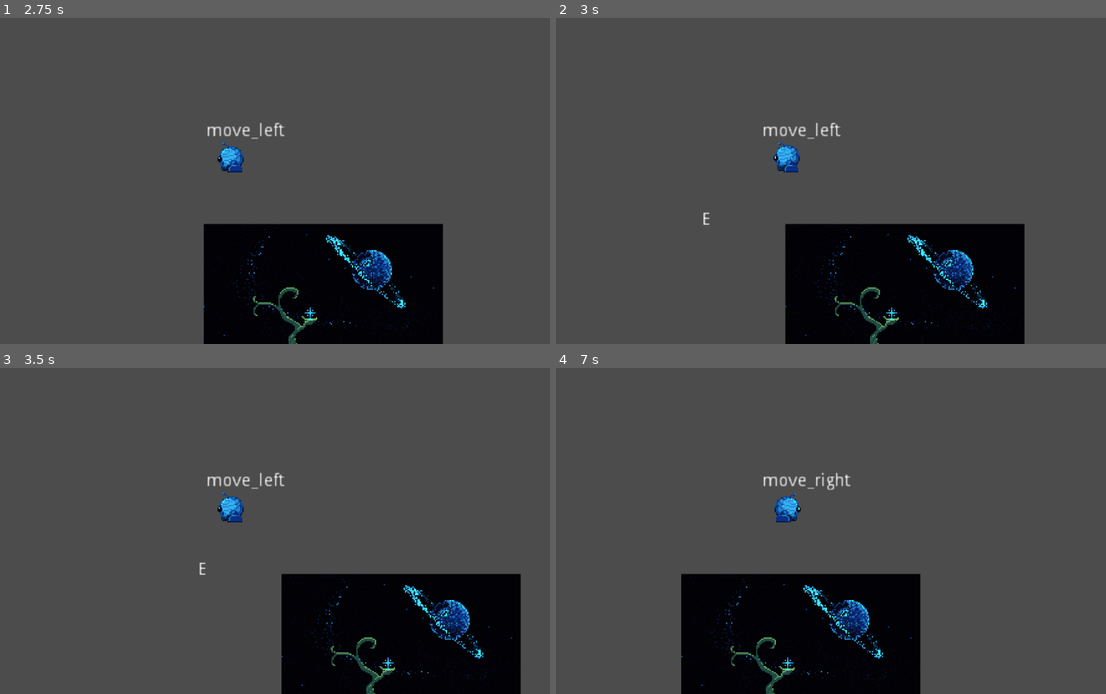
Above: before the commit, frames 1-4 (two rows, left to right).
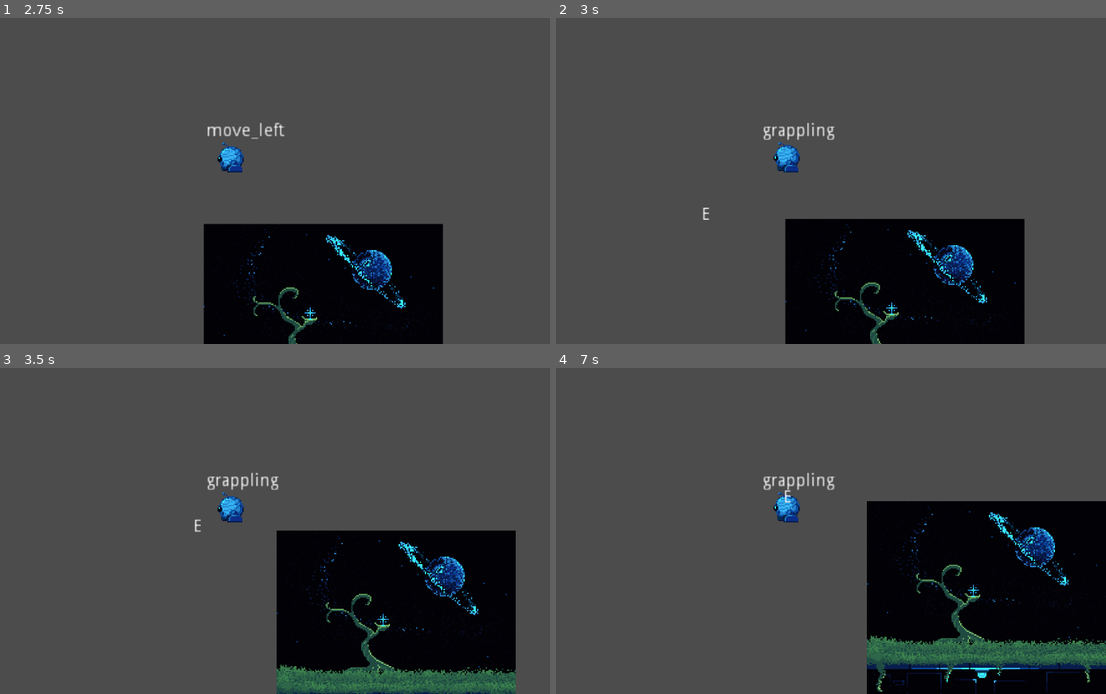
Above: after the commit, the same moments.

Repository: GeekzGamingz/Myunjoule
Game: Godot game, scene res://source/Levels/Debug_Evan.tscn
The game is run twice, just before and just after one commit, with the same random seed, the same clock (stepped at 60 frames per second) and the same inputs. This scene is started directly instead of the project's main scene.
Inputs:
- Up to frame 1 (2.75 s): hold E (activate) 0.53-1.28 s; hold W (move_forward) 0.53-2.03 s; tap E (activate) at 1.35 s; hold A (move_left) from 2.03 s (still down); hold E (activate) from 2.03 s (still down)
- Up to frame 2 (3 s): keep holding A (move_left); release E (activate) at 2.78 s; tap E (activate) at 2.85 s
- Up to frame 3 (3.5 s): keep holding A (move_left)
- Up to frame 4 (7 s): release A (move_left) at 3.53 s; hold S (move_backward) 3.53-4.28 s; hold E (activate) 3.53-4.28 s; hold D (move_right) 4.28-5.03 s; tap E (activate) at 4.35, 5.85 s; hold W (move_forward) 5.03-5.78 s; hold E (activate) 5.03-5.78 s; hold D (move_right) from 5.78 s (still down); hold E (activate) from 6.53 s (still down)

Frame 1 is identical in both runs. In frame 2, 2.9% of the frame differs, in the area x 26-86%, y 32-100%; in frame 3, 12%; in frame 4, 36%, in the area x 22-100%, y 32-100%.

Commit message:
Adding grappling behavios

Diff:
--- a/source/Actors/Player/Player.gd
+++ b/source/Actors/Player/Player.gd
@@ -16,6 +16,9 @@
 var old_z_move_dir: int = 0
 var snap: Vector2 = Vector2.DOWN
 var is_falling = false
+var grappling = {
+	"is_grappling": false,
+}
 var items = {
 	"grappling_hook": true,
 }
@@ -27,6 +30,12 @@
 #Applies Gravity
 func apply_gravity(delta):
 	motion.y += gravity * delta
+
+func handle_movement() -> void:
+	if grappling.is_grappling:
+		handle_grapple_movement()
+	else:
+		handle_move_input()
 
 func handle_move_input() -> void:
 	old_move_dir = move_dir
@@ -48,6 +57,10 @@
 		else:
 			motion.y = lerp(motion.y, 0, lerp(0.0, friction, friction_step))
 
+func handle_grapple_movement() -> void:
+	motion = lerp(motion, position.direction_to($GrapplingHook.grappling_point.position) * 100, lerp(0.0, 1.0, 0.15))
+	pass
+
 func apply_movement() -> void:
 	motion = move_and_slide(motion, Vector2.UP)
 
--- a/source/Actors/Player/PlayerFSM.gd
+++ b/source/Actors/Player/PlayerFSM.gd
@@ -20,6 +20,7 @@
 	stateAdd("move_right")
 	stateAdd("move_up")
 	stateAdd("move_down")
+	stateAdd("grappling")
 	# Set the starting state
 	call_deferred("stateSet",states.idle)
 
@@ -33,6 +34,10 @@
 #-------------------------------------------------------------------------------------------------#
 #Input Handler
 func _input(event: InputEvent) -> void:
+	# Would want some tie in here to the drone selection system
+	if event.is_action_pressed("activate") and $"../GrapplingHook".can_grapple:
+		call_deferred("stateSet", states.grappling)
+		parent.grappling.is_grappling = true
 	pass
 
 
@@ -42,7 +47,7 @@
 func stateLogic(delta):
 	if parent.is_falling:
 		parent.apply_gravity(delta)
-	parent.handle_move_input()
+	parent.handle_movement()
 	parent.apply_movement()
 
 
@@ -85,6 +90,10 @@
 		states.move_down:
 			if parent.z_move_dir == 0:
 				return states.idle
+
+		states.grappling:
+			if not parent.grappling.is_grappling:
+				return states.idle
 	return null
 
 
@@ -106,13 +115,6 @@
 # warning-ignore:unused_argument
 # warning-ignore:unused_argument
 func stateExit(oldState, newState):
-	match(oldState):
-		states.move_left:
-			if parent.z_move_dir != 0:
-				return states.move_left
-		states.move_right:
-			if parent.z_move_dir != 0:
-				return states.move_right
 	pass
 
 
--- a/source/Objects/Grappling/GrapplingHook.gd
+++ b/source/Objects/Grappling/GrapplingHook.gd
@@ -1,16 +1,20 @@
 extends Area2D
 
-
-# Declare member variables here. Examples:
-# var a: int = 2
-# var b: String = "text"
-
+var can_grapple := false
+var grappling_point = null
+# Maybe some tie in to the drone and POI system?
 
 # Called when the node enters the scene tree for the first time.
 func _ready() -> void:
-	pass
+	connect("area_entered", self, "prime_hook")
+	connect("area_exited", self, "disengage_hook")
 
+func prime_hook(area: Area2D):
+	if area.is_in_group("grappling_point"):
+		grappling_point = area
+		can_grapple = true
 
-# Called every frame. 'delta' is the elapsed time since the previous frame.
-#func _process(delta: float) -> void:
-#	pass
+func disengage_hook(area: Area2D):
+	if area.is_in_group("grappling_point"):
+		grappling_point = null
+		can_grapple = false
--- a/source/Objects/Grappling/GrapplingPoint.gd
+++ b/source/Objects/Grappling/GrapplingPoint.gd
@@ -1,10 +1,4 @@
 extends Area2D
-
-
-# Declare member variables here. Examples:
-# var a: int = 2
-# var b: String = "text"
-
 
 # Called when the node enters the scene tree for the first time.
 func _ready() -> void:
--- a/source/Objects/Grappling/GrapplingPoint.tscn
+++ b/source/Objects/Grappling/GrapplingPoint.tscn
@@ -4,7 +4,7 @@
 
 [sub_resource type="CircleShape2D" id=1]
 
-[node name="GrapplingPoint" type="Area2D"]
+[node name="GrapplingPoint" type="Area2D" groups=["grappling_point"]]
 script = ExtResource( 1 )
 
 [node name="CollisionShape2D" type="CollisionShape2D" parent="."]
